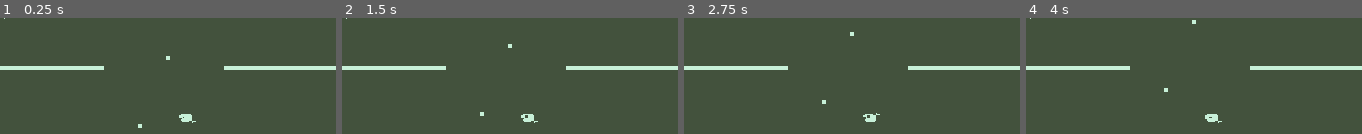
Above: before the commit, frames 1-4 (left to right).
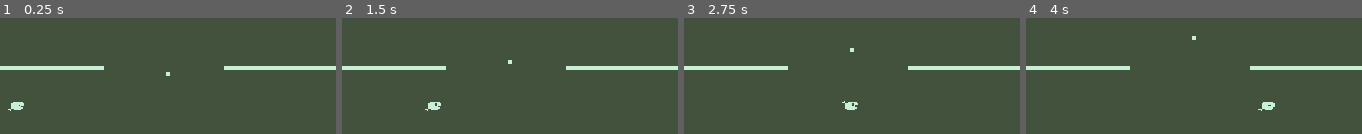
Above: after the commit, the same moments.

Repository: rosxz/nokia-jam-2024
Game: Godot game, scene res://Fishing Game/Playable_level.tscn
Same seed, same stepped clock (60 frames per second), same inputs: the game is played once before the commit and once after it. This scene is started directly instead of the project's main scene.
Inputs:
- Up to frame 1 (0.25 s): no input
- Up to frame 2 (1.5 s): hold Keypad 6 (mv_right) from 0.53 s (still down); tap 5 (act) at 0.6 s; tap Keypad 8 (mv_up) at 0.77, 0.8, 1.07, 1.35 s
- Up to frame 3 (2.75 s): tap Keypad 8 (mv_up) at 1.52, 1.82, 2.3 s; tap 5 (act) at 1.55, 2.1 s; release Keypad 6 (mv_right) at 2.03 s; hold Keypad 4 (mv_left) from 2.03 s (still down)
- Up to frame 4 (4 s): release Keypad 4 (mv_left) at 2.78 s; hold Keypad 6 (mv_right) from 2.78 s (still down); tap Space (mv_special) at 2.85 s; tap Keypad 8 (mv_up) at 3.02, 3.32, 3.77, 3.8 s; tap 5 (act) at 3.05, 3.6 s

The runs differ from the first frame. In frame 1, 0.6% of the frame differs, in the area x 1-59%, y 0-95%; in frame 2, 0.6%; in frame 3, 0.5%; in frame 4, 0.6%, in the area x 1-75%, y 0-91%.

Commit message:
fish and hook interaction working

Diff:
--- a/Fishing Game/Playable_level.tscn
+++ b/Fishing Game/Playable_level.tscn
@@ -9,6 +9,7 @@
 [node name="map" parent="." instance=ExtResource("1_ka6dq")]
 
 [node name="Player" parent="." instance=ExtResource("2_4prb7")]
-position = Vector2(42, 10)
+position = Vector2(42, 14)
 
 [node name="fish_template" parent="." instance=ExtResource("3_w367o")]
+position = Vector2(32, 23)
--- /dev/null
+++ b/Fishing Game/Scenes/fishes/fish_movement.gd
@@ -0,0 +1,22 @@
+extends Node2D
+
+var time : float = 0.0
+@onready var fish_template = $"."
+var original_position = self.position
+
+func _process(delta):
+	time += delta
+	#print(time)
+	# Assuming the fish_template has been set in the editor or instantiated
+
+
+	fish_template.position = Vector2(32,23)
+#	print(fish_template.position)
+	fish_template.position.x = time * 15.0  # Adjust the multiplier based on your speed requirement
+	fish_template.position.y = 23 - get_sine()    # Adjust the y-position based on your needs
+#	print(fish_template.position)
+
+func get_sine() -> float:
+	# Your sine function implementation goes here
+	# Example: return sin(time)
+	return 0.0  # Replace with your sine function
--- a/Fishing Game/Scenes/fishes/fish_template.tscn
+++ b/Fishing Game/Scenes/fishes/fish_template.tscn
@@ -1,6 +1,7 @@
-[gd_scene load_steps=9 format=3 uid="uid://dnv4kr1u7dfxb"]
+[gd_scene load_steps=10 format=3 uid="uid://dnv4kr1u7dfxb"]
 
 [ext_resource type="Texture2D" uid="uid://p4ctqjow7b8o" path="res://Fishing Game/Scenes/fishes/fish_art/goldfish_piskel.png" id="1_8si8j"]
+[ext_resource type="Script" path="res://Fishing Game/Scenes/fishes/fish_movement.gd" id="1_ffhvt"]
 
 [sub_resource type="AtlasTexture" id="AtlasTexture_0cx8b"]
 atlas = ExtResource("1_8si8j")
@@ -49,15 +50,18 @@
 radius = 2.23607
 
 [node name="fish_template" type="Node2D"]
+position = Vector2(43, 28)
+script = ExtResource("1_ffhvt")
 
 [node name="AnimatedSprite2D" type="AnimatedSprite2D" parent="."]
 texture_filter = 1
 scale = Vector2(0.03125, 0.0331157)
 sprite_frames = SubResource("SpriteFrames_p1i1a")
 autoplay = "default"
+flip_h = true
 
 [node name="Area2D" type="Area2D" parent="."]
 
 [node name="CollisionShape2D" type="CollisionShape2D" parent="Area2D"]
-position = Vector2(-1, -1)
+position = Vector2(0, -1)
 shape = SubResource("CircleShape2D_nxlpf")
--- a/Fishing Game/Scenes/map.tscn
+++ b/Fishing Game/Scenes/map.tscn
@@ -1,9 +1,7 @@
-[gd_scene load_steps=8 format=3 uid="uid://canpundi60ll7"]
+[gd_scene load_steps=6 format=3 uid="uid://canpundi60ll7"]
 
 [ext_resource type="Texture2D" uid="uid://bf4j02w7yw0cv" path="res://Fishing Game/Scenes/map/green.png" id="1_1lyle"]
 [ext_resource type="Texture2D" uid="uid://t5v43igoaygo" path="res://Fishing Game/Scenes/map/greener.png" id="2_klq2h"]
-[ext_resource type="PackedScene" uid="uid://dnv4kr1u7dfxb" path="res://Fishing Game/Scenes/fishes/fish_template.tscn" id="3_kb3ug"]
-[ext_resource type="PackedScene" uid="uid://l514p6wvdxg8" path="res://Fishing Game/Scenes/player/player.tscn" id="4_fjrr1"]
 
 [sub_resource type="TileSetAtlasSource" id="TileSetAtlasSource_w1ja1"]
 texture = ExtResource("1_1lyle")
@@ -30,9 +28,3 @@
 
 [node name="Camera2D" type="Camera2D" parent="TileMap"]
 position = Vector2(42, 24)
-
-[node name="Player" parent="." instance=ExtResource("4_fjrr1")]
-position = Vector2(35, 27)
-
-[node name="fish_template" parent="Player" instance=ExtResource("3_kb3ug")]
-position = Vector2(12, -1)
--- a/Fishing Game/Scenes/player/player.gd
+++ b/Fishing Game/Scenes/player/player.gd
@@ -1,6 +1,7 @@
 extends Node2D
 
-@onready var sprite_2d = $Sprite2D
+
+@onready var player = $"."
 
 var fish_is_hooked : bool = false
 func _ready():
@@ -13,11 +14,17 @@
 
 func _on_area_2d_body_entered(body):
 	fish_is_hooked = true
+	print("HOOKED")
 
 # nao esquecer no projecto trocar ui up and ui down
 
 func handle_input():
 	if Input.is_action_just_pressed("mv_up"):
-		sprite_2d.position += Vector2(0,-1)
+		player.position += Vector2(0,-1)
 	if Input.is_action_just_pressed("mv_down"):
-		sprite_2d.position += Vector2(0,1)
+		player.position += Vector2(0,1)
+
+
+func _on_area_2d_area_entered(area):
+	fish_is_hooked = true
+	print("HOOKED")
--- a/Fishing Game/Scenes/player/player.tscn
+++ b/Fishing Game/Scenes/player/player.tscn
@@ -4,7 +4,7 @@
 [ext_resource type="Script" path="res://Fishing Game/Scenes/player/player.gd" id="1_nmb4t"]
 
 [sub_resource type="RectangleShape2D" id="RectangleShape2D_qi3i1"]
-size = Vector2(1, 1)
+size = Vector2(2, 2)
 
 [node name="Player" type="Node2D"]
 position = Vector2(23, 3)
@@ -18,4 +18,5 @@
 [node name="Sprite2D" type="Sprite2D" parent="."]
 texture = ExtResource("1_04p6y")
 
+[connection signal="area_entered" from="Area2D" to="." method="_on_area_2d_area_entered"]
 [connection signal="body_entered" from="Area2D" to="." method="_on_area_2d_body_entered"]
--- /dev/null
+++ b/Fishing Game/global_variables.gd
@@ -0,0 +1,11 @@
+extends Node
+
+
+# Called when the node enters the scene tree for the first time.
+func _ready():
+	pass # Replace with function body.
+
+
+# Called every frame. 'delta' is the elapsed time since the previous frame.
+func _process(delta):
+	pass
--- a/project.godot
+++ b/project.godot
@@ -14,6 +14,10 @@
 run/main_scene="res://menu.tscn"
 config/features=PackedStringArray("4.1", "GL Compatibility")
 config/icon="res://go-up/icon.svg"
+
+[autoload]
+
+GlobalVariables="*res://Fishing Game/global_variables.gd"
 
 [display]
 
